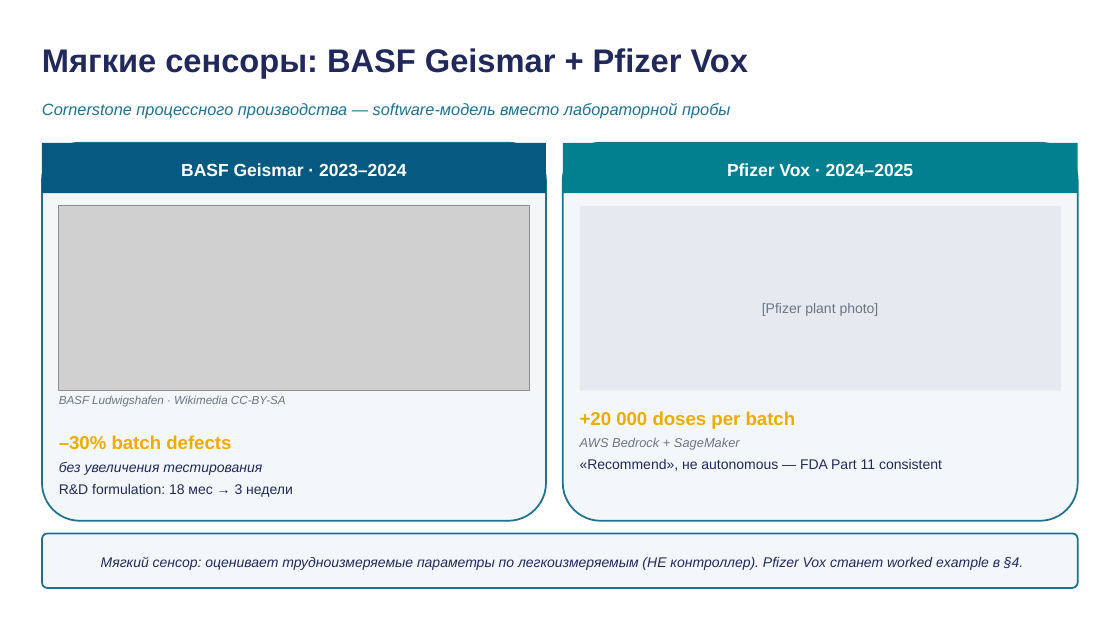
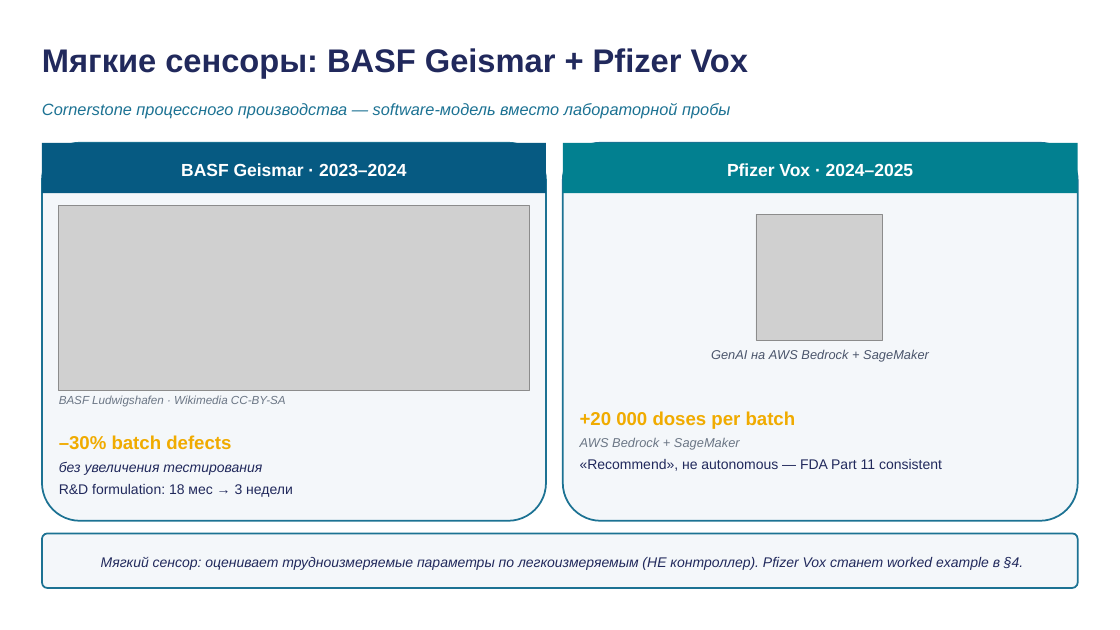
Before and after one commit to tellina-study/AI-usage-lessons, a slide deck: slide 24 of library/lectures/lec-11/rendered/lec-11.pptx. Drawn at 1120x630 pixels with LibreOffice and Linux fonts; fonts in the diff are those of the drawing; grey boxes stand for pictures. Boxes give left, top, right and bottom in pixels: in the first picture for what was removed or moved away, otherwise in the second. Text is boxed around its words. In the diff, an @@ line names an element or a change of style, - is before the commit and + after.

```diff
--- a/library/lectures/lec-11/rendered/lec-11.pptx
+++ b/library/lectures/lec-11/rendered/lec-11.pptx
@@ rectangle removed at (x1=580, y1=206, x2=1061, y2=391) @@
@@ picture added at (x1=756, y1=214, x2=882, y2=340) @@
@@ text "GenAI на AWS Bedrock + ..." at (x1=711, y1=349, x2=929, y2=362): vertical alignment middle to top @@
@@ text at (x1=711, y1=349, x2=929, y2=362): text changed; size 12 to 11 pt; text colour #6B7685 to #4A556B; italic on @@
-[Pfizer plant photo]
+GenAI на AWS Bedrock + SageMaker
```
Also in this commit, not shown: 2 other slides changed, 25 other files.
